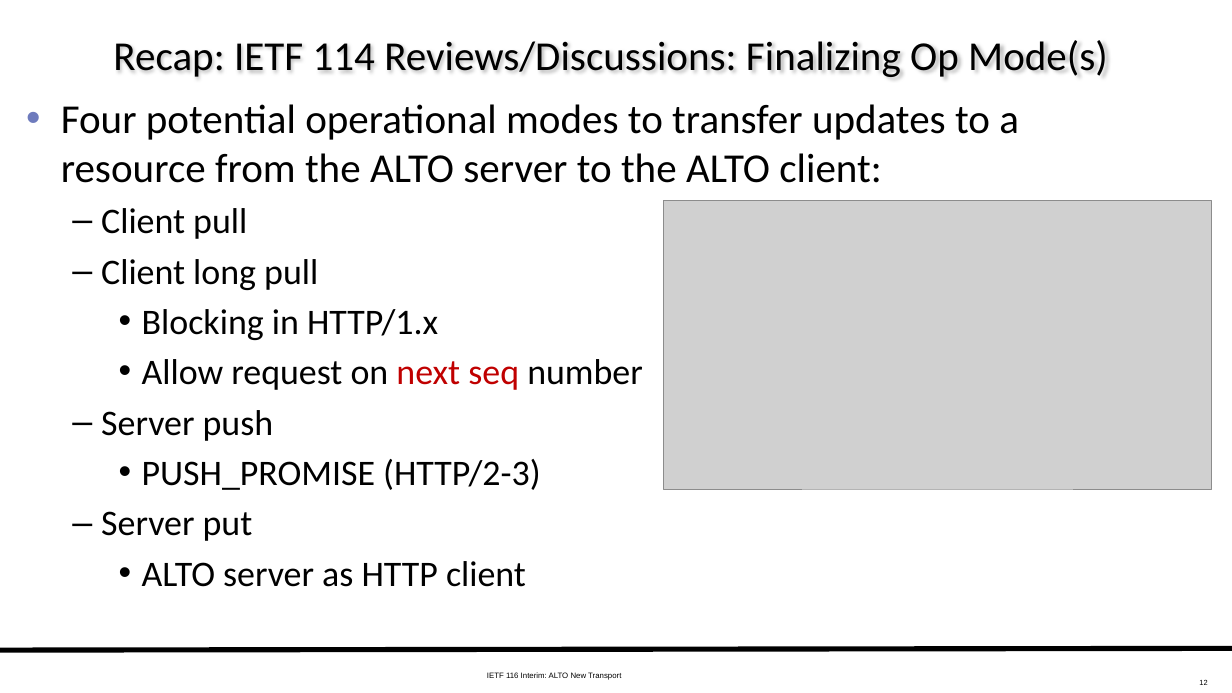
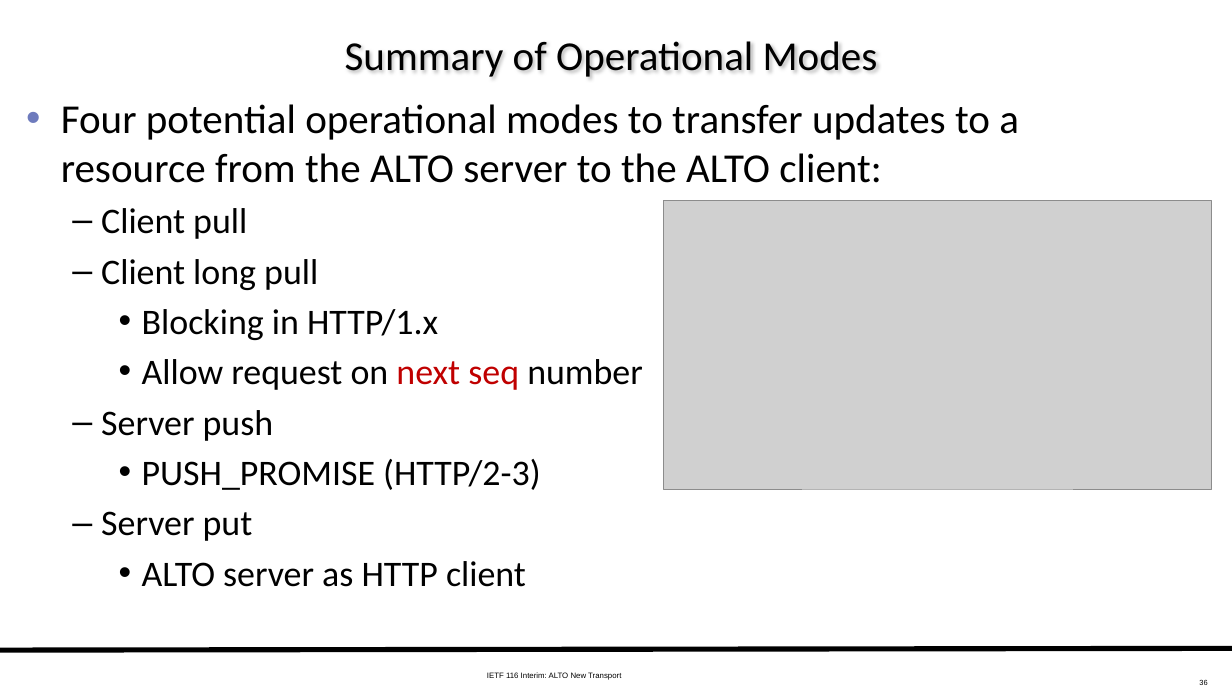
Before and after one commit to ietf-wg-alto/wg-materials, a slide deck: slide 36 of meetings-ietf/ietf-116-interim/slides-116-interim-alto-transport.pptx (slide 12 before the commit). Drawn at 1232x693 pixels with LibreOffice and Linux fonts; fonts in the diff are those of the drawing; grey boxes stand for pictures. Boxes give left, top, right and bottom in pixels: in the first picture for what was removed or moved away, otherwise in the second. Text is boxed around its words. In the diff, an @@ line names an element or a change of style, - is before the commit and + after.

```diff
--- a/meetings-ietf/ietf-116-interim/slides-116-interim-alto-transport.pptx
+++ b/meetings-ietf/ietf-116-interim/slides-116-interim-alto-transport.pptx
@@ title at [345,41,878,77]: text changed @@
-Recap: IETF 114 Reviews/Discussions: Finalizing Op Mode(s)
+Summary of Operational Modes
@@ page number at [1199,680,1207,685]: text changed @@
-12
+36
```
Also in this commit, not shown: 9 other slides changed, 26 slides added, 6 slides removed.
